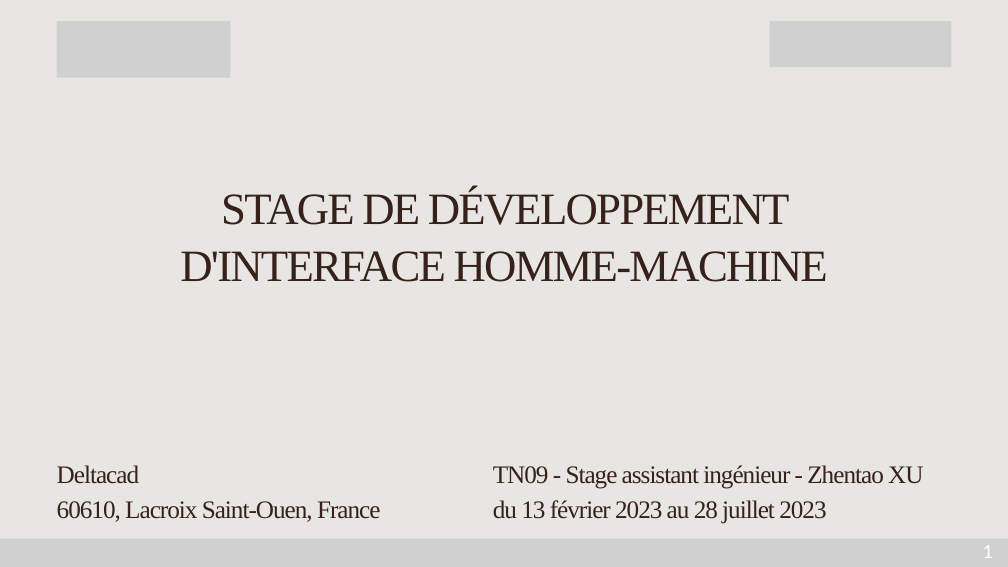
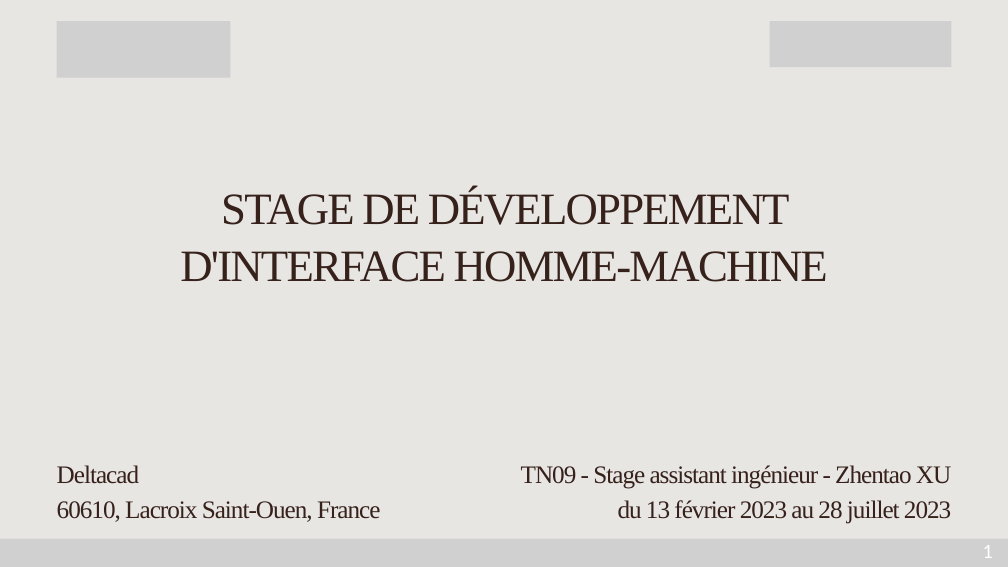
Before and after one commit to danding0726/StageTN09, a slide deck: slide 1 of XU_Zhentao_Deltacad_soutenance.pptx. Drawn at 1008x567 pixels with LibreOffice and Linux fonts; fonts in the diff are those of the drawing; grey boxes stand for pictures. Boxes give left, top, right and bottom in pixels: in the first picture for what was removed or moved away, otherwise in the second. Text is boxed around its words. In the diff, an @@ line names an element or a change of style, - is before the commit and + after.

```diff
--- a/XU_Zhentao_Deltacad_soutenance.pptx
+++ b/XU_Zhentao_Deltacad_soutenance.pptx
@@ text "TN09 - Stage assistant ingénieur ..." at [521,465,951,524]: alignment left to right @@
```
Also in this commit, not shown: 3 other slides changed, 3 other files.
